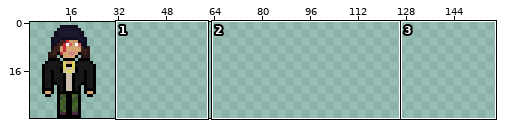
Pixel-art file -- Assets/Sprites/Character Models/garen.aseprite. Above, an overview of the earlier version with the close-up marked.
Close-up. Before the edit:
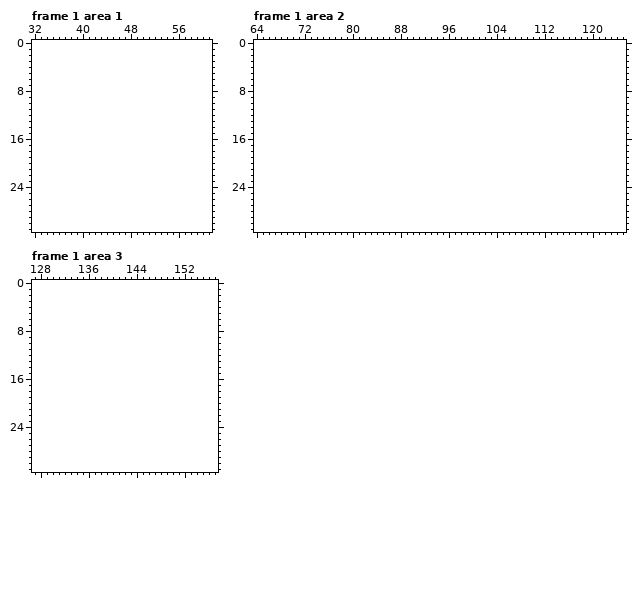
32x32 pixels, 2 frames. Shown: frame 1 area 1: x 32..61, y 0..31; frame 1 area 2: x 64..125, y 0..31; frame 1 area 3: x 127..157, y 0..31. The old version is drawn lined up with the new one, on the new canvas. The wide view leaves out empty margins. The commit also changed other frames or places, which this record leaves out.
Palette (. is transparent): 
The result:
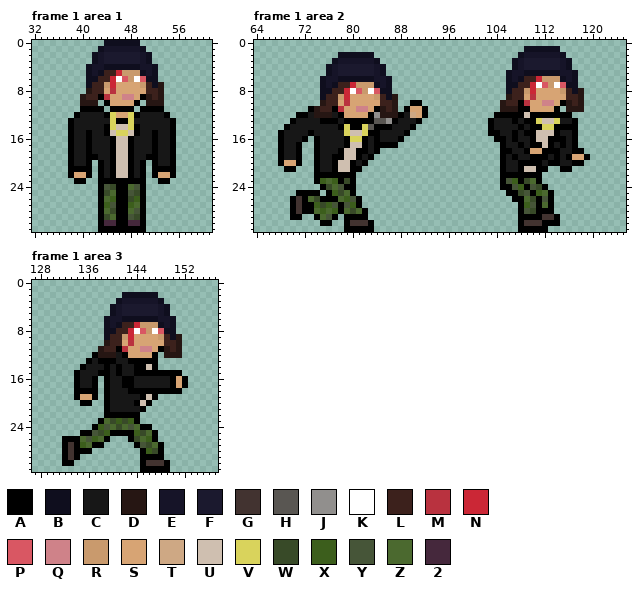
Colours new in this view: A #000000  B #0f0e1e  C #171717  D #261613  E #161428  F #1b192e  G #423330  H #595652  J #918f8d  K #ffffff  L #3c211c  M #b9323f  N #cb2736  P #d95763  Q #cf8289  R #c99a6d  S #d7a474  T #cea884  U #cfbfb0  V #d9d35c  W #384a28  X #3c5e1c  Y #465538  Z #4b692f  2 #45283c
What changed:
canvas 32x32 -> 160x32
Frame 1 area 1:
y 0: x 44..49 ...... -> BBBBBB
y 1: x 43..50 ........ -> BEEEEEEB
y 2..3: x 42..51 .......... -> BEFFFFFFEB
y 4: x 41..52 ............ -> BEEBBBBBBEEB
y 5: x 41..52 ............ -> BEBLLNRRRBEB
y 6: x 41..52 ............ -> BBLLNKPRKPBB
y 7: x 41..53 ............. -> BLLRNSSSSRLBD
y 8: x 41..53 ............. -> DLLSMSSSSSLLD
y 9: x 40..53 .............. -> DLLAMSSQQSADLD
y 10: x 40..42 ... -> DDD; x 44..49 ...... -> ASSSSA; x 51..53 ... -> DDD
y 11: x 40..43 .... -> AAAA; x 45..48 .... -> AAAA; x 50..53 .... -> AAAA
y 12: x 39..54 ................ -> ACCCCAVSSVACCCCA
y 13: x 38..55 .................. -> ACCCCCCVAAVCCCCCCA
y 14: x 38..55 .................. -> ACCCCCAVUUVACCCCCA
y 15: x 38..55 .................. -> ACCACCAUVVUACCACCA
y 16..18: x 38..55 .................. -> ACCACCCAUUACCCACCA
y 19: x 38..55 .................. -> ACCAACCAUUACCAACCA
y 20: x 38..41 .... -> ACCA; x 43..50 ........ -> ACAUUACA; x 52..55 .... -> ACCA
y 21: x 38..41 .... -> AAAA; x 43..50 ........ -> ACAUUACA; x 52..55 .... -> AAAA
y 22: x 38..41 .... -> ASSA; x 43..50 ........ -> ACAUUACA; x 52..55 .... -> ASSA
y 23: x 39..40 .. -> AA; x 43..50 ........ -> AAAAAAAA; x 53..54 .. -> AA
y 24: x 43..50 ........ -> AYWAAZYA
y 25: x 43..50 ........ -> AWZAAYWA
y 26: x 43..50 ........ -> AZXAAWXA
y 27: x 43..50 ........ -> AXYAAXZA
y 28: x 43..50 ........ -> AZWAAZYA
y 29: x 43..50 ........ -> AWZAAYWA
y 30: x 43..50 ........ -> A22AA22A
y 31: x 43..50 ........ -> AAAAAAAA
Frame 1 area 2:
y 1: x 109..114 ...... -> BBBBBB
y 2: x 78..83 ...... -> BBBBBB; x 108..115 ........ -> BEEEEEEB
y 3: x 77..84 ........ -> BEEEEEEB; x 107..116 .......... -> BEFFFFFFEB
y 4: x 76..85 .......... -> BEFFFFFFEB; x 107..116 .......... -> BEFFFFFFEB
y 5: x 76..85 .......... -> BEFFFFFFEB; x 106..117 ............ -> BEEBBBBBBEEB
y 6: x 75..86 ............ -> BEEBBBBBBEEB; x 106..117 ............ -> BEBLLNRRRBEB
y 7: x 75..86 ............ -> BEBLLNRRRBEB; x 106..117 ............ -> BBLLNKPRKPBB
y 8: x 75..86 ............ -> BBLLNKPRKPBB; x 106..118 ............. -> BLLRNSSSSRLBD
y 9: x 75..87 ............. -> BLLRNSSSSRLBD; x 106..118 ............. -> DLLSMSSSSSLLD
y 10: x 75..87 ............. -> DLLSMSSSSSLLD; x 90..91 .. -> AA; x 105..118 .............. -> DLLAMSSQQSADLD
y 11: x 73..87 ............... -> ADLLAMSSQQSADLD; x 89..92 .... -> ASSA; x 105..114 .......... -> DDDAASSSSA; x 116..118 ... -> DDD
y 12: x 71..92 ...................... -> AACDDDCASSSSAJDDDACTSA; x 104..116 ............. -> AAAAAUAAAAAAA
y 13: x 70..91 ...................... -> ACCCCAAACAAAAAHHJACCCA; x 103..117 ............... -> ACCCACAAVUUVCCA
y 14: x 69..90 ...................... -> ACCCCCCCCAVAAVHAAACCCA; x 103..117 ............... -> ACCCCACAAVVAAAA
y 15: x 68..89 ...................... -> ACCCCACCCCCVUUVAACCCCA; x 103..117 ............... -> AACCACAAUUUACCA
y 16: x 68..72 ..... -> ACCCA; x 74..88 ............... -> ACCCCAVVACACCCA; x 104..117 .............. -> AACACCAUUAAACA
y 17: x 68..71 .... -> ACCA; x 74..87 .............. -> ACCCCAUUACAAAA; x 105..117 ............. -> ACCACAAUACACA
y 18: x 68..71 .... -> ACCA; x 74..84 ........... -> ACCCAUUAACA; x 105..118 .............. -> AACCASSAAACCAA
y 19: x 68..71 .... -> ACCA; x 74..83 .......... -> ACCAAUUACA; x 105..119 ............... -> ACACCAAACACASSA
y 20: x 68..71 .... -> ASSA; x 74..82 ......... -> ACCAUUACA; x 105..118 .............. -> ACCAAAACAACCAA
y 21: x 69..70 .. -> AA; x 74..81 ........ -> ACCAUUAA; x 105..112 ........ -> ACCAUUAA; x 115..116 .. -> AA
y 22: x 74..80 ....... -> AAAAAAA; x 105..111 ....... -> AAAAAAA
y 23: x 74..80 ....... -> AXZXAWA; x 105..111 ....... -> AYXAWZA
y 24: x 75..80 ...... -> AWZYAA; x 105..112 ........ -> AAYXAYWA
y 25: x 71..74 .... -> AAAA; x 76..80 ..... -> AXWZA; x 106..113 ........ -> AAWYAXZA
y 26: x 70..81 ............ -> AGAZWAAAZXYA; x 107..113 ....... -> AAZWAYA
y 27: x 70..81 ............ -> AGAAXWXYAYXA; x 108..113 ...... -> AXYAZA
y 28: x 70..82 ............. -> AGAAZXZXAZWZA; x 108..113 ...... -> AYWAAA
y 29: x 70..71 .. -> AA; x 74..77 .... -> AZYA; x 79..82 .... -> AAAA; x 108..114 ....... -> AAAAGGA
y 30: x 75..76 .. -> AA; x 79..83 ..... -> AGGGA; x 108..114 ....... -> AGGGAAA
y 31: x 79..83 ..... -> AAAAA; x 108..112 ..... -> AAAAA
Frame 1 area 3:
y 2: x 142..147 ...... -> BBBBBB
y 3: x 141..148 ........ -> BEEEEEEB
y 4..5: x 140..149 .......... -> BEFFFFFFEB
y 6: x 139..150 ............ -> BEEBBBBBBEEB
y 7: x 139..150 ............ -> BEBLLNRRRBEB
y 8: x 139..150 ............ -> BBLLNKPRKPBB
y 9: x 139..151 ............. -> BLLRNSSSSRLBD
y 10: x 139..151 ............. -> DLLSMSSSSSLLD
y 11: x 138..151 .............. -> DLLAMSSQQSADLD
y 12: x 137..147 ........... -> ADDDCASSSSA; x 149..151 ... -> DDD
y 13: x 136..147 ............ -> ACAAACCAAAAA
y 14: x 135..147 ............. -> ACCCACACCAAUA
y 15: x 134..151 .................. -> ACCCAACACCAAAAAAAA
y 16..17: x 134..137 .... -> ACCA; x 139..152 .............. -> ACCAACCCCCCASA
y 18: x 134..137 .... -> AAAA; x 139..151 ............. -> ACCCAAAAAAAAA
y 19: x 134..137 .... -> ASSA; x 139..147 ......... -> ACCCCCAUA
y 20: x 135..136 .. -> AA; x 139..146 ........ -> ACCCCAUA
y 21: x 139..145 ....... -> ACCCCCA
y 22: x 139..144 ...... -> AAAAAA
y 23: x 138..144 ....... -> AZWXWXA
y 24: x 137..146 .......... -> AXYZWZYZAA
y 25: x 135..147 ............. -> AAYWXAAAAXWZA
y 26: x 132..139 ........ -> AAAZYXZA; x 143..147 ..... -> AWZXA
y 27: x 132..138 ....... -> AGAXZAA; x 144..148 ..... -> AYWZA
y 28: x 132..136 ..... -> AGAAA; x 145..148 .... -> AXWA
y 29: x 132..134 ... -> AGA; x 145..148 .... -> AAAA
y 30: x 132..133 .. -> AA; x 145..149 ..... -> AGGGA
y 31: x 145..149 ..... -> AAAAA
